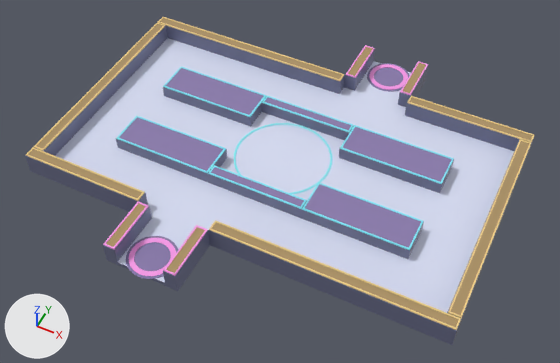
What one commit did to the OBJ model Assets/_Game/Stage/Models/Stage03_Gear/Stage03_Static.obj.
Before and after are seen from a 50 mm lens placed at (19.0, -36.1, 45.3), pointed at (0.5, 0.9, -1.0). Lighting does not change. The marker at lower left points along +X, +Y and +Z. The picture after the commit comes second. Where no turn or scale is listed for an object, it has been applied to the vertices.

The first picture shows 'Stage03_Static'.
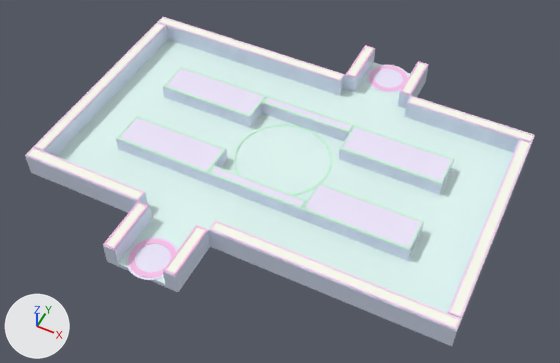
Location of each change, (x1, y1, x2, y2) in pixels of the pictures (560 x 363 px):
```json
{"object": "Stage03_Static", "change": "recoloured", "before": [25, 17, 535, 345], "after": [25, 17, 535, 345], "on screen": "lighter"}
```

The change, as JSON lines over the scene's bpy script:
```json
{"op": "set", "path": "mat_g3_floor.base_color", "old": "(0.7, 0.74, 0.92)", "new": "(0.77, 0.96, 0.92)", "note": "pale blue #dadff6 -> pale green #e3faf6"}
{"op": "set", "path": "mat_g3_steel.base_color", "old": "(0.17, 0.18, 0.3)", "new": "(0.76, 0.83, 1.0)", "note": "greyish blue #737695 -> pale blue #e2ebff"}
{"op": "set", "path": "mat_g3_panel.base_color", "old": "(0.26, 0.2, 0.42)", "new": "(0.88, 0.82, 1.0)", "note": "purple #8b7cad -> white #f1eaff"}
{"op": "set", "path": "mat_g3_glowcyan.base_color", "old": "(0.25, 0.9, 1.0)", "new": "(0.63, 1.0, 0.76)", "note": "cyan #89f3ff -> green #d0ffe2"}
{"op": "set", "path": "mat_g3_brass.base_color", "old": "(0.42, 0.29, 0.13)", "new": "(0.99, 1.0, 0.9)", "note": "brown #ad9365 -> white #fefff3"}
{"op": "set", "path": "mat_g3_gold.base_color", "old": "(0.88, 0.64, 0.27)", "new": "(1.0, 0.73, 0.95)", "note": "beige #f1d18e -> pale pink #ffdef9"}
{"op": "set", "path": "mat_g3_glowpink.base_color", "old": "(1.0, 0.35, 0.85)", "new": "(1.0, 0.55, 0.85)", "note": "pink #ffa0ed -> pink #ffc4ed"}
```
